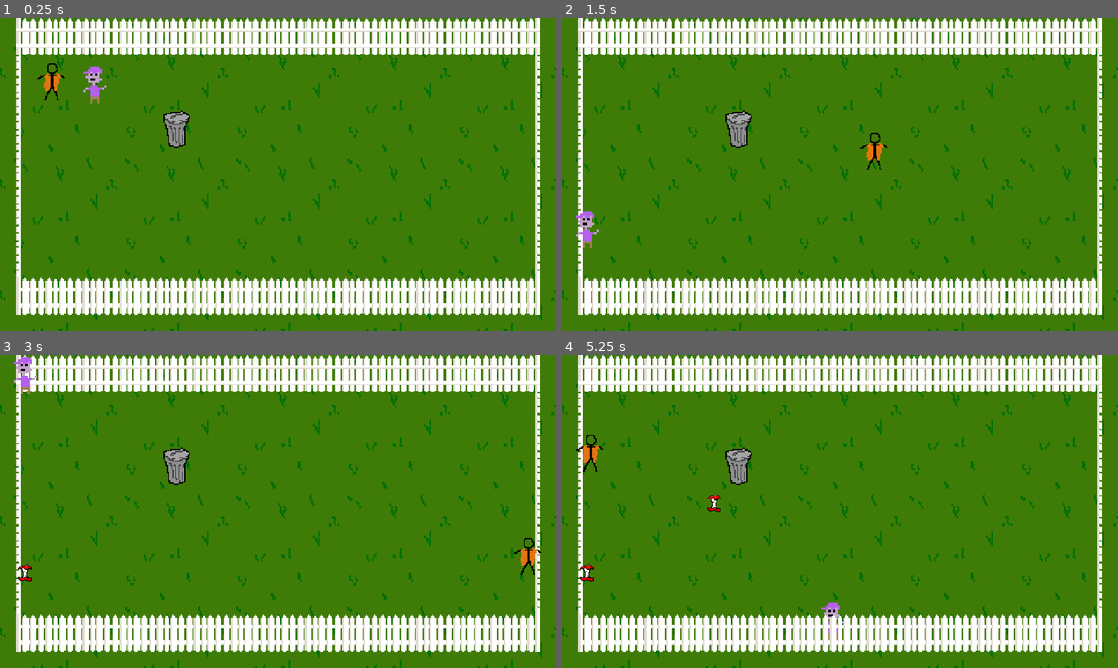
Above: before the commit, frames 1-4 (two rows, left to right).
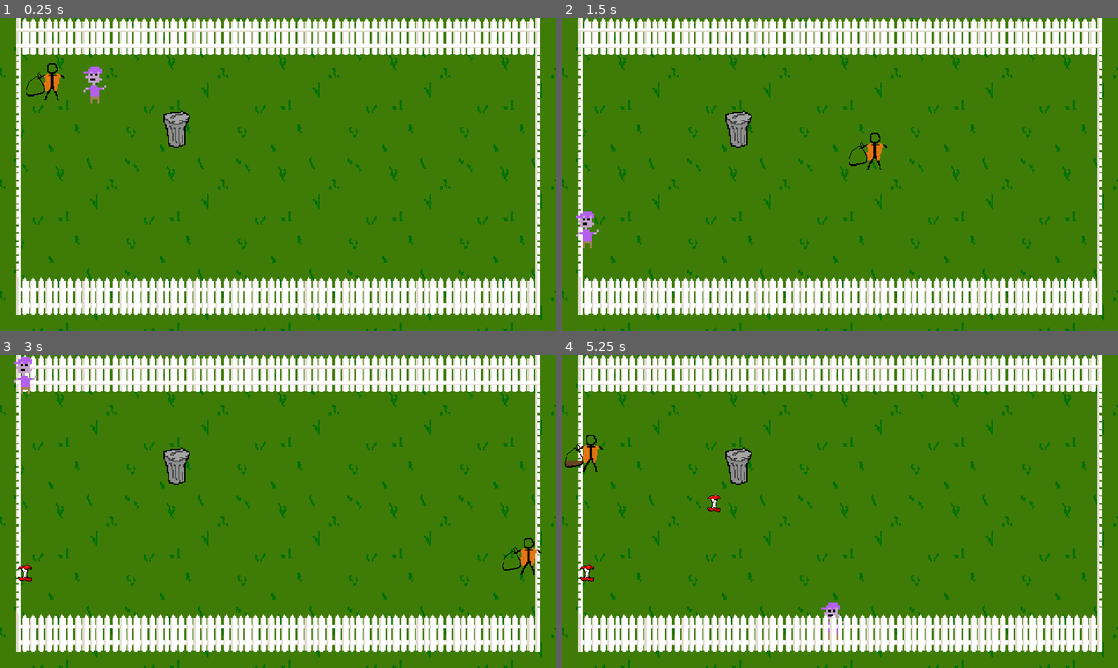
Above: after the commit, the same moments.

Repository: RagingTurtle/TrashMan
Game: Godot game, scene res://Scenes/grassy_area.tscn
Two runs of this game, one before a commit and one after it. Both use one fixed random seed, a clock stepped at 60 frames per second and the inputs below.
Inputs:
- Up to frame 1 (0.25 s): no input
- Up to frame 2 (1.5 s): tap Enter at 0.5 s; hold Right (ui_right) 0.53-1.28 s; hold Down (ui_down) from 1.28 s (still down)
- Up to frame 3 (3 s): release Down (ui_down) at 2.03 s; hold Right (ui_right) 2.03-2.78 s; hold Up (ui_up) from 2.78 s (still down)
- Up to frame 4 (5.25 s): release Up (ui_up) at 3.53 s; hold Left (ui_left) 3.53-5.03 s; hold Down (ui_down) from 5.03 s (still down)

The runs differ from the first frame. In frame 1, less than 0.1% of the frame differs, in the area x 4-8%, y 17-26%; in frame 2, less than 0.1%; in frame 3, less than 0.1%; in frame 4, less than 0.1%, in the area x 0-4%, y 28-36%.

Commit message:
bag fill animation

Diff:
--- a/Scenes/grassy_area.tscn
+++ b/Scenes/grassy_area.tscn
@@ -1,18 +1,15 @@
-[gd_scene load_steps=7 format=3 uid="uid://brc6f655taj1c"]
+[gd_scene load_steps=9 format=3 uid="uid://brc6f655taj1c"]
 
 [ext_resource type="PackedScene" uid="uid://cg1yna7m25nqf" path="res://Scenes/trash_manager.tscn" id="1_jb5tr"]
 [ext_resource type="PackedScene" uid="uid://cf5y03ynumcn5" path="res://Scenes/player.tscn" id="1_mh2fl"]
 [ext_resource type="Texture2D" uid="uid://dargb3drmhcs" path="res://Sprites/Grass.png" id="2_h611g"]
+[ext_resource type="Texture2D" uid="uid://c6bnc5pjcfexq" path="res://Sprites/bag_brown.png" id="2_nxkmq"]
 [ext_resource type="PackedScene" uid="uid://bw6xp1y48e1fe" path="res://Scenes/tile_map.tscn" id="2_ssqmf"]
+[ext_resource type="Texture2D" uid="uid://72p8lqnqd4yn" path="res://Sprites/bag_outline.png" id="3_gm3ru"]
 [ext_resource type="PackedScene" uid="uid://7v4nxlkj36mm" path="res://Scenes/enemy.tscn" id="4_1wdlt"]
 [ext_resource type="PackedScene" uid="uid://cb80ddq5vyy3w" path="res://Scenes/trashcan.tscn" id="6_nr74n"]
 
 [node name="GrassyArea" type="Node2D"]
-
-[node name="Trash Manager" parent="." instance=ExtResource("1_jb5tr")]
-
-[node name="Trashcan" parent="Trash Manager" instance=ExtResource("6_nr74n")]
-position = Vector2(152, 96)
 
 [node name="Grass" type="Control" parent="."]
 layout_mode = 3
@@ -40,14 +37,34 @@
 texture = ExtResource("2_h611g")
 stretch_mode = 1
 
+[node name="Trash Manager" parent="." instance=ExtResource("1_jb5tr")]
+
+[node name="Trashcan" parent="Trash Manager" instance=ExtResource("6_nr74n")]
+position = Vector2(152, 96)
+
 [node name="TileMap" parent="." instance=ExtResource("2_ssqmf")]
 layer_0/tile_data = PackedInt32Array(0, 0, 0, 458752, 0, 2, 458766, 131072, 2, 14, 131072, 0, 65550, 131072, 1, 131086, …(577 unchanged characters)…
+
+[node name="Enemy" parent="." instance=ExtResource("4_1wdlt")]
+position = Vector2(82, 58)
 
 [node name="Player" parent="." instance=ExtResource("1_mh2fl")]
 position = Vector2(45, 55)
 
-[node name="Enemy" parent="." instance=ExtResource("4_1wdlt")]
-position = Vector2(82, 58)
+[node name="TextureProgressBar" type="TextureProgressBar" parent="Player"]
+offset_left = -34.0
+offset_top = -10.0
+offset_right = 6.0
+offset_bottom = 30.0
+scale = Vector2(0.519467, 0.641669)
+pivot_offset = Vector2(21.92, 6.975)
+max_value = 3.0
+step = 0.01
+value = 2.5
+fill_mode = 3
+texture_under = ExtResource("3_gm3ru")
+texture_progress = ExtResource("2_nxkmq")
+metadata/_edit_use_anchors_ = true
 
 [connection signal="dispose_trash" from="Trash Manager/Trashcan" to="Trash Manager" method="_on_dispose_trash"]
 [connection signal="trash_dropped" from="Enemy" to="Trash Manager" method="_on_trash_dropped"]
--- a/Scenes/trash.tscn
+++ b/Scenes/trash.tscn
@@ -1,7 +1,7 @@
-[gd_scene load_steps=4 format=3 uid="uid://2d1luy8hy4d6"]
+[gd_scene load_steps=4 format=3 uid="uid://dhcscn1eswejb"]
 
 [ext_resource type="Script" path="res://Scripts/trash.gd" id="1_8hm7y"]
-[ext_resource type="Texture2D" uid="uid://b5c44jupddij5" path="res://Sprites/apple.png" id="2_laqi0"]
+[ext_resource type="Texture2D" uid="uid://b5c44jupddij5" path="res://Sprites/trash_apple.png" id="2_gmyyf"]
 
 [sub_resource type="CapsuleShape2D" id="CapsuleShape2D_aewqp"]
 
@@ -11,7 +11,7 @@
 script = ExtResource("1_8hm7y")
 
 [node name="Apple" type="Sprite2D" parent="."]
-texture = ExtResource("2_laqi0")
+texture = ExtResource("2_gmyyf")
 
 [node name="CollisionShape2D" type="CollisionShape2D" parent="."]
 shape = SubResource("CapsuleShape2D_aewqp")
--- a/Scenes/trashcan.tscn
+++ b/Scenes/trashcan.tscn
@@ -18,4 +18,3 @@
 
 [connection signal="body_entered" from="." to="." method="_on_body_entered"]
 [connection signal="body_exited" from="." to="." method="_on_body_exited"]
-[connection signal="timeout" from="WaitTimer" to="." method="_on_wait_timer_timeout"]
--- a/Scripts/enemy.gd
+++ b/Scripts/enemy.gd
@@ -1,31 +1,31 @@
 extends CharacterBody2D
 
-const SPEED = 300.0
-
-var walk_timer = Timer.new()
-var drop_timer = Timer.new()
+@export var speed: float = 300.0
+@export var walk_timer_delay: float = 1
+@export var drop_timer_delay: float = 1.5
+var walk_timer: Timer = Timer.new()
+var drop_timer: Timer = Timer.new()
 
 signal trash_dropped(Vector2)
 
 func _ready():
-	#start timer with it times out change direction
 	walk_timer.connect("timeout", _change_walk_direction)
-	walk_timer.wait_time = 1
+	walk_timer.wait_time = walk_timer_delay
 	walk_timer.one_shot = true
 	add_child(walk_timer)
 	walk_timer.start()
 
 	drop_timer.connect("timeout", drop_trash)
-	drop_timer.wait_time = 1.5
+	drop_timer.wait_time = drop_timer_delay
 	add_child(drop_timer)
 	drop_timer.start()
 
-func _physics_process(delta):
+func _physics_process(_delta):
 	move_and_slide()
 
 func _change_walk_direction():
-	var direction = Vector2(randi_range(-1,1), randi_range(-1,1)).normalized()
-	velocity = direction * SPEED
+	var direction: Vector2 = Vector2(randi_range(-1,1), randi_range(-1,1)).normalized()
+	velocity = direction * speed
 	walk_timer.start()
 
 func drop_trash():
--- a/Scripts/player.gd
+++ b/Scripts/player.gd
@@ -2,14 +2,14 @@
 
 @export var speed: float = 300.0
 
-func _physics_process(delta):
-	var directionx = Input.get_axis("ui_left", "ui_right")
+func _physics_process(_delta):
+	var directionx: float = Input.get_axis("ui_left", "ui_right")
 	if directionx:
 		velocity.x = directionx * speed
 	else:
 		velocity.x = move_toward(velocity.x, 0, speed)
 
-	var directiony = Input.get_axis("ui_up", "ui_down")
+	var directiony: float = Input.get_axis("ui_up", "ui_down")
 	if directiony:
 		velocity.y = directiony * speed
 	else:
--- a/Scripts/trash_manager.gd
+++ b/Scripts/trash_manager.gd
@@ -1,35 +1,43 @@
 extends Node2D
 
 @export_range(0,100) var max_trash: int = 5
+@export var bag_fill_speed: float = 7
+@export var trash_scene: PackedScene
+@export var max_bag_capacity: int = 3
+
 @onready var available_trash: Node = $"Available Trash"
-@export var trash_scene: PackedScene
 @onready var on_field: Node = $"Used Trash/On Field"
 @onready var in_bag: Node = $"Used Trash/In Bag"
+@onready var texture_progress_bar: TextureProgressBar = $"../Player/TextureProgressBar"
 
 func _ready() -> void:
-	for trash in max_trash:
-		print(trash)
-		var trash_piece = trash_scene.instantiate()
+	texture_progress_bar.min_value = 0
+	texture_progress_bar.max_value = max_bag_capacity
+	texture_progress_bar.value = in_bag.get_child_count()
+	for i in range(max_trash):
+		var trash_piece: Area2D = trash_scene.instantiate()
 		trash_piece.connect("pick_up_trash", _on_pick_up_trash)
 		trash_piece.visible = false
 		available_trash.add_child(trash_piece)
 
+func _process(delta: float) -> void:
+	texture_progress_bar.value = lerp(texture_progress_bar.value, float(in_bag.get_child_count()), delta * bag_fill_speed)
 
 func _on_pick_up_trash(trash_piece: Area2D) -> void:
-	trash_piece.call_deferred("reparent", in_bag)
-	#tween to bag
-	trash_piece.visible = false
+	if in_bag.get_child_count() < max_bag_capacity:
+		trash_piece.call_deferred("reparent", in_bag)
+		#tween to bag
+		trash_piece.visible = false
 
 func _on_dispose_trash() -> void:
-	print(in_bag.get_child_count())
 	if in_bag.get_child_count() > 0:
-		var trash_piece = in_bag.get_child(0)
+		var trash_piece: Area2D = in_bag.get_child(0)
 		#tween from bag to can
 		trash_piece.call_deferred("reparent", available_trash)
 
 func _on_trash_dropped(location: Vector2) -> void:
 	if available_trash.get_child_count() > 0:
-		var dropped = available_trash.get_child(0)
+		var dropped: Area2D = available_trash.get_child(0)
 		dropped.call_deferred("reparent", on_field)
 		dropped.global_position = location
 		dropped.visible = true
--- a/Scripts/trashcan.gd
+++ b/Scripts/trashcan.gd
@@ -5,12 +5,11 @@
 @onready var wait_timer: Timer = $WaitTimer
 @onready var in_bag: Node = $"../Used Trash/In Bag"
 
-func _process(delta: float) -> void:
+func _process(_delta: float) -> void:
 	if is_player_in_area:
 		if !wait_timer.is_stopped():
 			return
 		if in_bag.get_child_count() > 0:
-			print("dump")
 			emit_signal("dispose_trash")
 			wait_timer.start()
 
@@ -21,6 +20,3 @@
 func _on_body_exited(body: Node2D) -> void:
 	if (body.name) == "Player":
 		is_player_in_area = false
-
-func _on_wait_timer_timeout() -> void:
-	print("time out")
Not shown: 1 places in Scenes/trash_manager.tscn that only renumber resources
Binary file added: Sprites/atlas/bag_sprites.png
Not shown, added: Sprites/atlas/bag_sprites.png.import
Binary file added: Sprites/bag_brown.png
Not shown, added: Sprites/bag_brown.png.import
Binary file added: Sprites/bag_outline.png
Not shown, added: Sprites/bag_outline.png.import
Binary file added: Sprites/bag_red.png
Not shown, added: Sprites/bag_red.png.import
Renamed: Sprites/apple.png -> Sprites/trash_apple.png
Not shown, changed: Sprites/trash_apple.png.import
Renamed: Sprites/can.png -> Sprites/trash_can.png
(and 3 more such lines)
